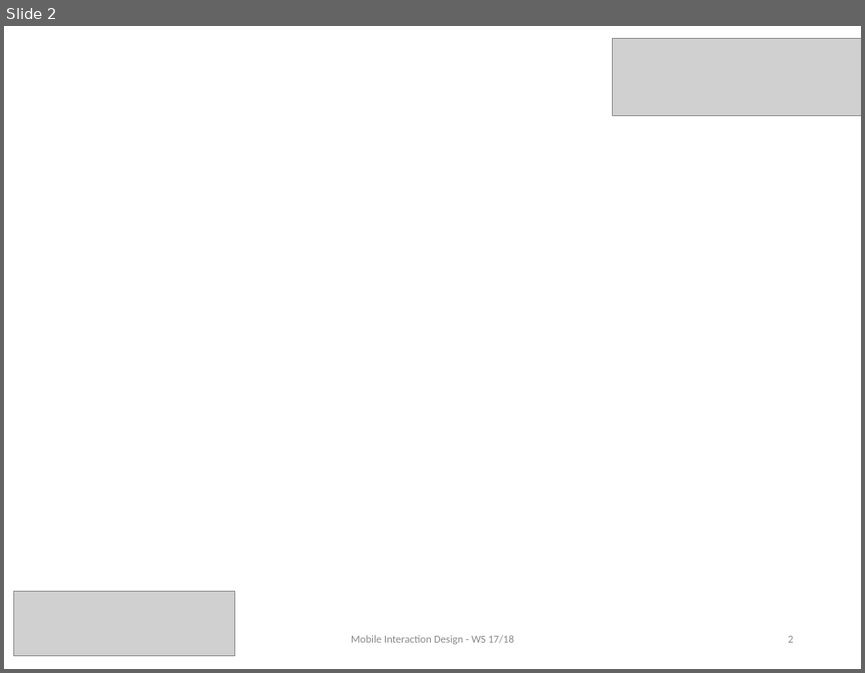
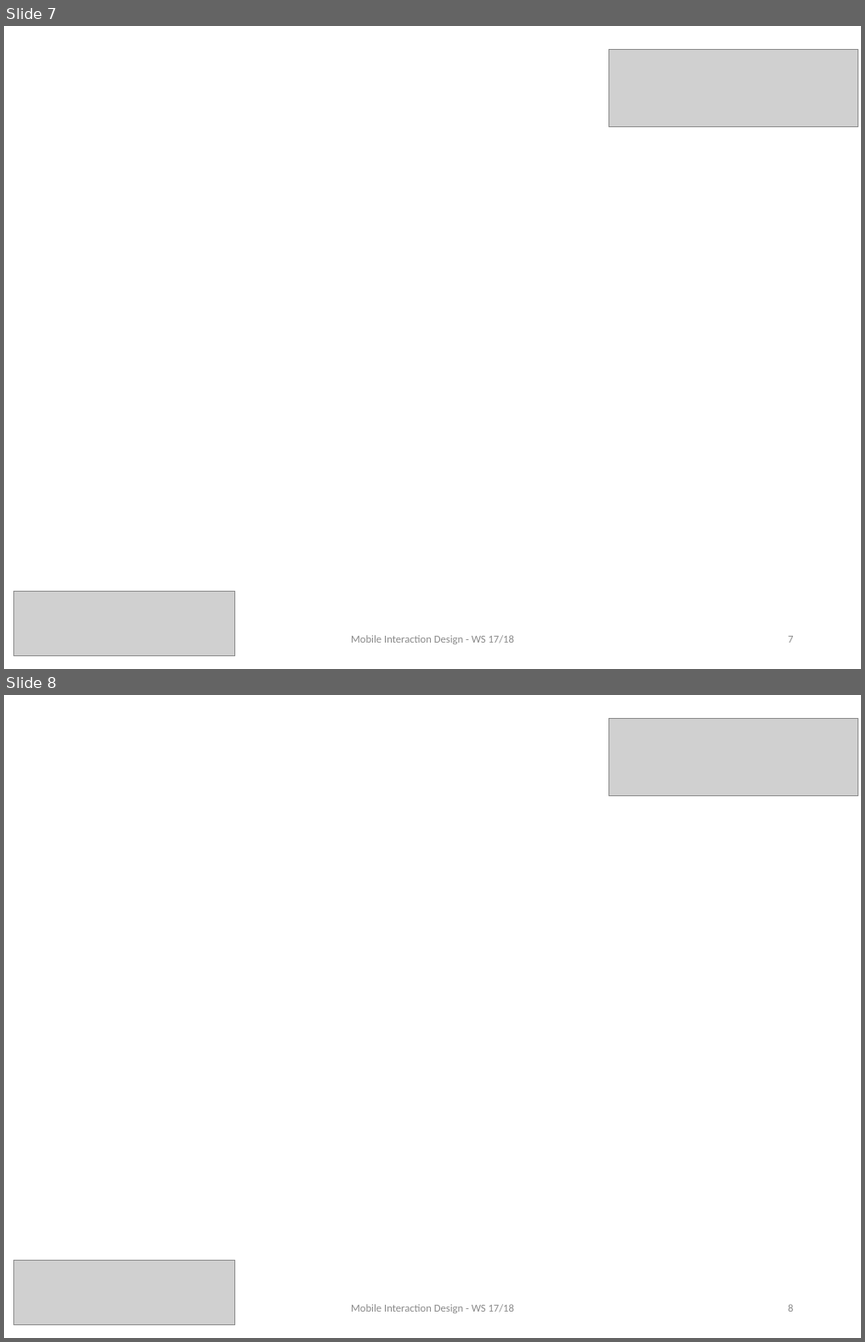
Before and after one commit to MIDw17group02/sightseeingApp, a slide deck: NiceTours Presentation.pptx. Shown one above the other, each under a label of ours: slide 2 before the commit, slides 7 and 8 after it. The pictures are 865x673 and 865x1342 pixels, drawn with LibreOffice and Linux fonts; fonts in the diff are those of the drawing; grey boxes stand for pictures. Boxes give left, top, right and bottom in pixels: in the first picture for what was removed or moved away, otherwise in the second. Text is boxed around its words. In the diff, an @@ line names an element or a change of style, - is before the commit and + after.

```diff
--- a/NiceTours Presentation.pptx
+++ b/NiceTours Presentation.pptx
@@ slide 8 added at (4,695,861,1338), background #FFFFFF @@
@@ picture added at (609,718,857,796) @@
@@ picture added at (14,1259,235,1325) @@
@@ text added at (351,1304,514,1313), 9 pt, text #8C8C8C @@
+Mobile Interaction Design - WS 17/18
@@ page number added at (788,1304,793,1311), 9 pt, text #8C8C8C @@
+8
@@ what was slide 2 is now slide 7 @@
@@ slide 7 changed as well @@
@@ picture: place and size @@
-picture at (613,38,861,116)
+picture at (609,49,857,127)
```
Also in this commit, not shown: 1 other slide changed, 5 other slides added, 1 other file.
